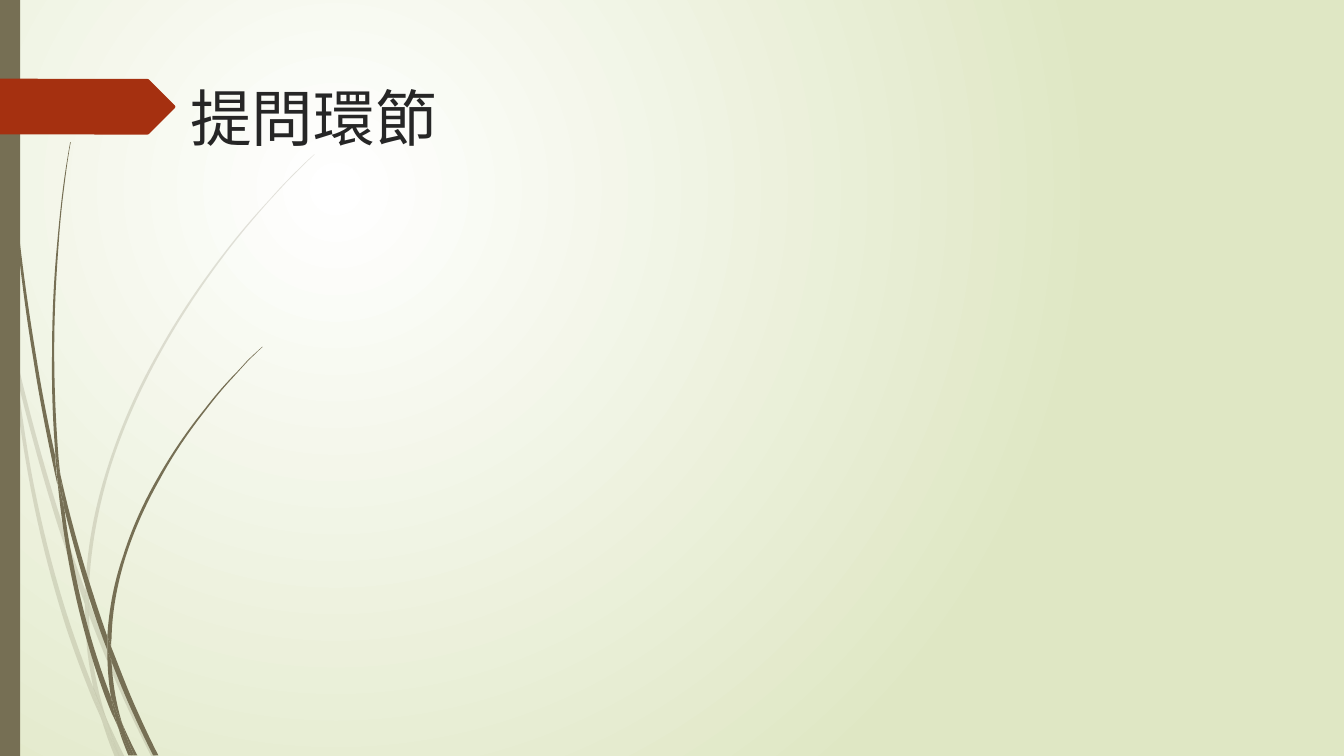
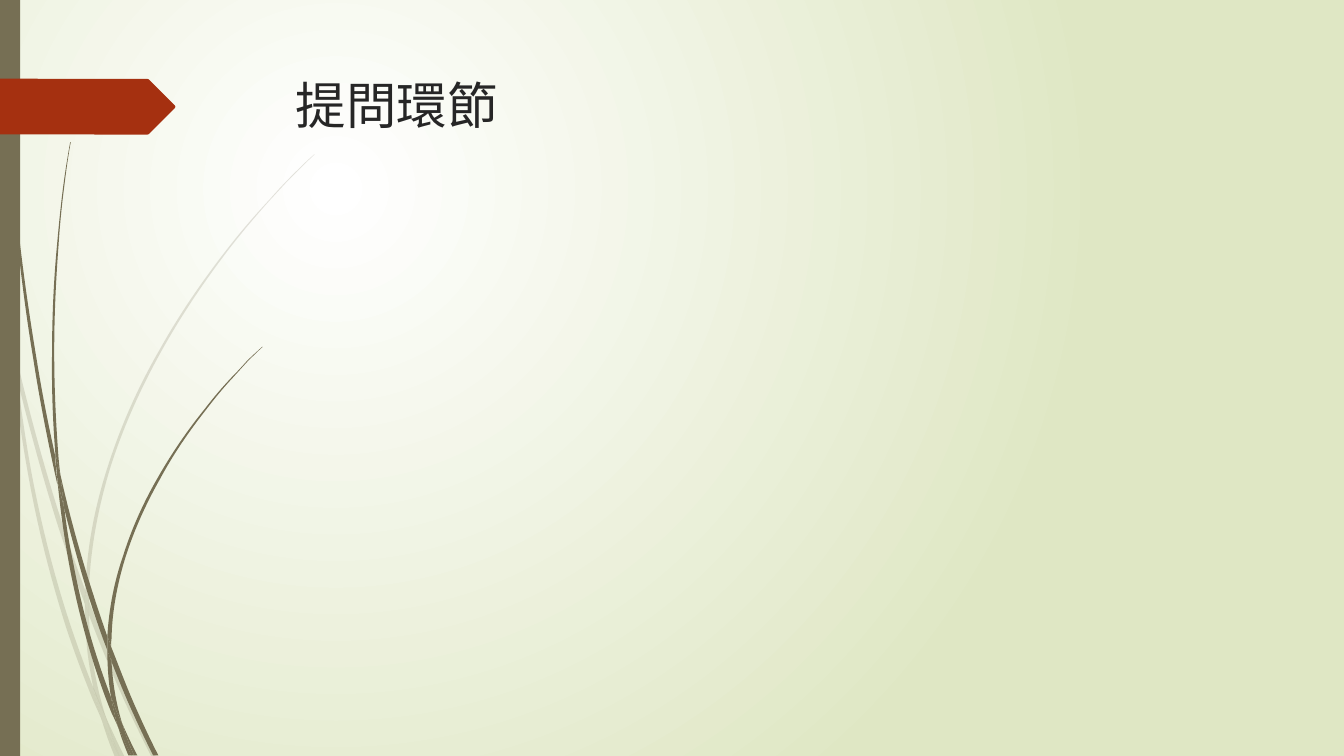
Before and after one commit to NIUWCSP/OTSM, a slide deck: slide 16 of report/以SDR實現OTSM通訊技術.pptx. Drawn at 1344x756 pixels with LibreOffice and Linux fonts; fonts in the diff are those of the drawing. Boxes give left, top, right and bottom in pixels: in the first picture for what was removed or moved away, otherwise in the second. Text is boxed around its words. In the diff, an @@ line names an element or a change of style, - is before the commit and + after.

```diff
--- a/report/以SDR實現OTSM通訊技術.pptx
+++ b/report/以SDR實現OTSM通訊技術.pptx
@@ title "提問環節": place and size @@
-title "提問環節" at <box>190,89,436,146</box>
+title "提問環節" at <box>296,81,498,128</box>
@@ title "提問環節" at <box>296,81,498,128</box>: size 44 to 36 pt, font Noto Sans CJK JP to League Spartan @@
```
Also in this commit, not shown: 13 other slides changed, 1 slide added, 1 slide removed.
